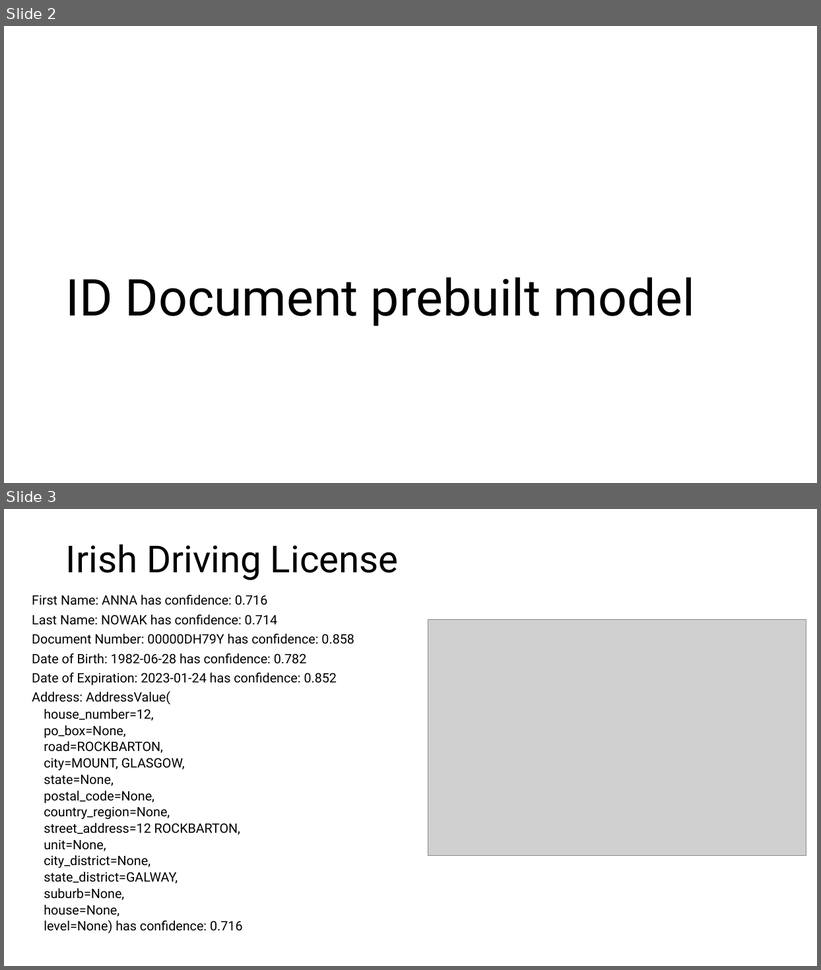
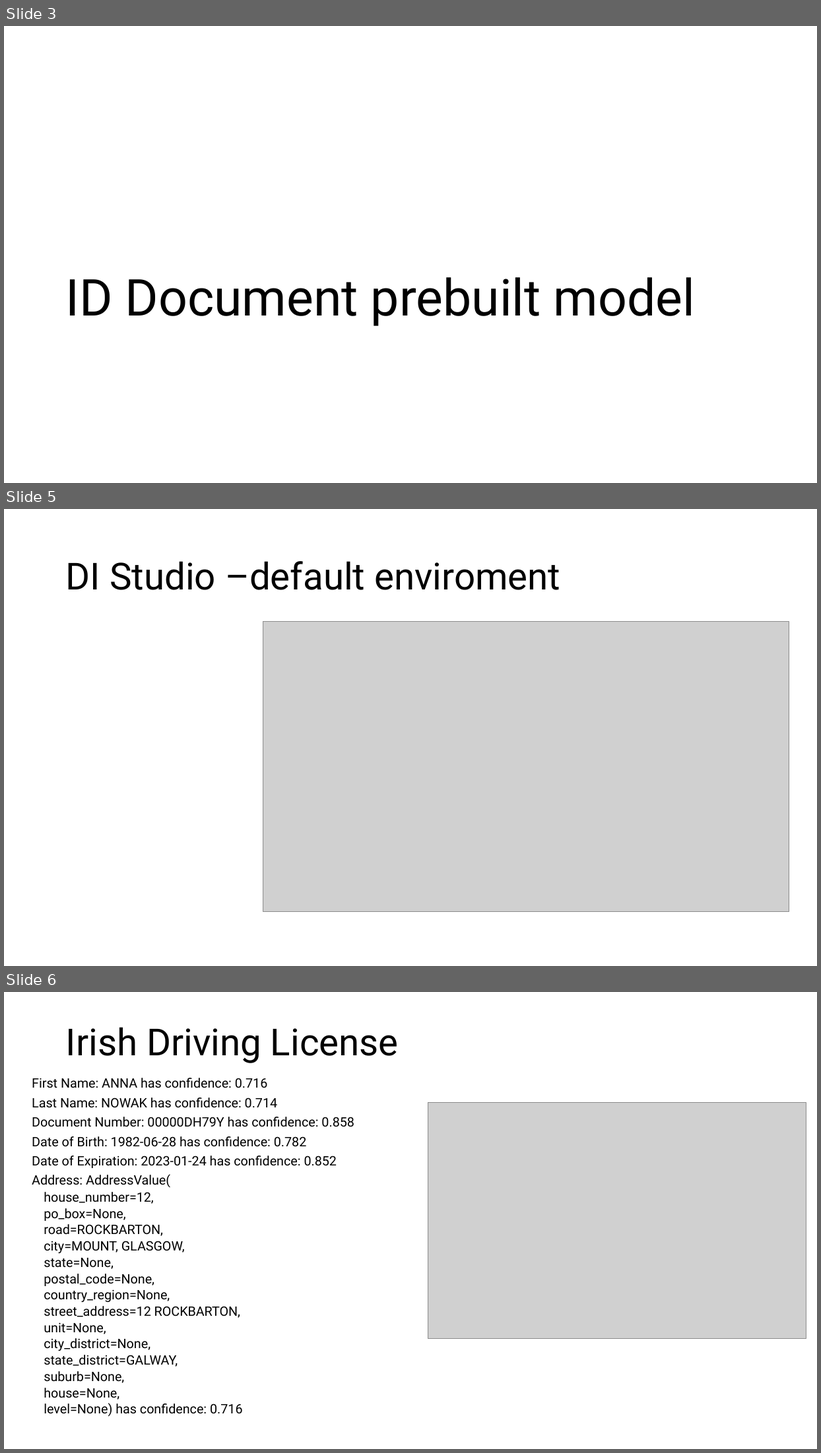
Before and after one commit to peterperov/DocumentIntelligence, a slide deck: Document OCR Demo.pptx. Shown one above the other, each under a label of ours: slides 2 and 3 before the commit, slides 3, 5 and 6 after it; the slides between them are not shown. The pictures are 821x970 and 821x1453 pixels, drawn with LibreOffice and Linux fonts; fonts in the diff are those of the drawing; grey boxes stand for pictures. Boxes give left, top, right and bottom in pixels: in the first picture for what was removed or moved away, otherwise in the second. Text is boxed around its words. In the diff, an @@ line names an element or a change of style, - is before the commit and + after.

```diff
--- a/Document OCR Demo.pptx
+++ b/Document OCR Demo.pptx
@@ slide 5 added at <box>4,509,817,966</box>, background #FFFFFF @@
@@ title added at <box>66,561,560,590</box>, 44 pt, text #000000 @@
+DI Studio –default enviroment
@@ picture added at <box>263,622,789,912</box> @@
@@ what was slide 2 is now slide 3 @@
@@ what was slide 3 is now slide 6 @@
```
Also in this commit, not shown: 1 slide changed, 7 other slides added, 3 other files.
